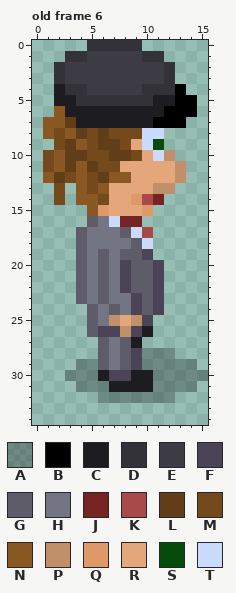
Edited in one commit: pixel-art file (art/cfe-reb.aseprite). The picture above is the old version.
16x35 pixels, 6 frames. Colours within 5 levels of each other are drawn and written as one. Shown: old frame 6. The commit also changed other frames, which this record leaves out.
Visible layers, top first: "reb", "shadow" opacity 27%.
Palette (. is transparent): A #00000046  B #000000  C #1d1c21  D #333239  E #3d3b44  F #4b4356  G #5f5c6a  H #737582  J #762323  K #a84a4a  L #613e18  M #744a1c  N #8a5822  P #c28f6b  Q #df9968  R #e3a77b  S #054c0c  T #cbdbfc
Pixels before, old frame 6, first column x 1:
 0 ....DDDDD......
 1 ..DDEEEEEDD....
 2 .DEEEEEEEEED...
 3 .DEEEEEEEEED...
 4 .CDDEEEEEDDDB..
 5 .CCDDDDDDDCCBB.
 6 .NCCCCCCCCCBBB.
 7 NNLCCCCCCCBBB..
 8 NMNLMLMMMTT....
 9 .MLNMLLMRTS....
10 MNLLMMLLMRTP...
11 MNLNLMMRRRRRP..
12 NLMNMLNNRRRRP..
13 .M.NMNRRRRPP...
14 .M.NNMRRQKJ....
15 ....NQRRRQ.....
16 ....GHTJJ......
17 ...GHHHGTK.....
18 ...GHHHHGT.....
19 ...GHGHGGF.....
20 ...GHGHFGGF....
21 ...GHGHFGGF....
22 ...GHGHFGGF....
23 ...GHGHHFGF....
24 ....GHGHFGF....
25 ....GHPRPF.....
26 ....GFFPFC.....
27 .....GHGC......
28 .....GHGFAAA...
29 ...AAGHGFAAAAA.
30 ..AAACFFCCAAAAA
31 ...AAACCCCAAAA.
32 .....AAAAAAA...
After the commit:
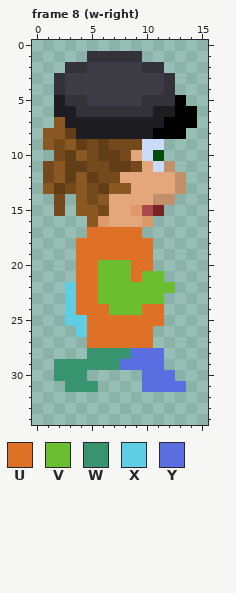
Colours new in this view: U #df7126  V #6abe30  W #37946e  X #5fcde4  Y #5b6ee1
A new or re-ordered frame is compared with the old frame closest to it.
Commit: Basic walk cycle for reb!
Diff:
frames 6 -> 14
layer "shadow" now hidden
Changed rows in their new state; - is an unchanged pixel.
Frame 8 (w-right) is new; against old frame 6:
first column x 1:
 0 ----.....------
 1 --..DDDDD..----
 2 -.DD-----DD.---
 4 -DEE-----EE-.--
 5 --D-EEEEE-DD-.-
 6 -C-DDDDDDD-C---
 7 .-C-------C--B-
 8 -NLCCCCCCCBBB--
 9 N-NL--M-M-T----
10 .M-N-L-MRTS.---
11 ---LM-LLM-TP.--
12 MNL-LMMR-------
13 NLM--LNN--RRP--
14 ----MN--RRPP---
15 -M-N-M--QKJ----
16 ----NQRRRQ-----
17 ---.UUUUU.-----
18 ---UUUUUUU-----
19 ---UUUUUUU-----
20 ---UUVVVUU.----
21 ---UUVVVUVV----
22 --XUUVVVVVVV---
23 --XUUVVVVVV----
24 --XUUUVVVUU----
25 --XXUUUUUUU----
26 ---XUUUUUU-----
27 ----UUUUUU-----
28 ----WWWWYYY.---
29 -WWWWWWYYYY...-
30 -WWW.....YYY...
31 --WWW....YYYY.-
32 -----.......---
Pixel boxes of the changes (left, top, right, bottom) in both pictures:
changed: (43, 40, 208, 403)
